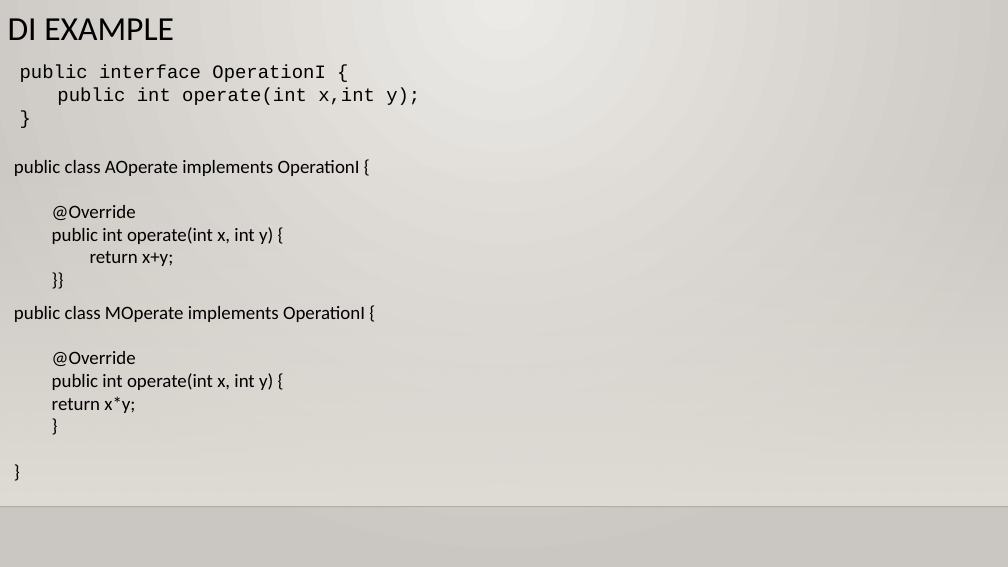
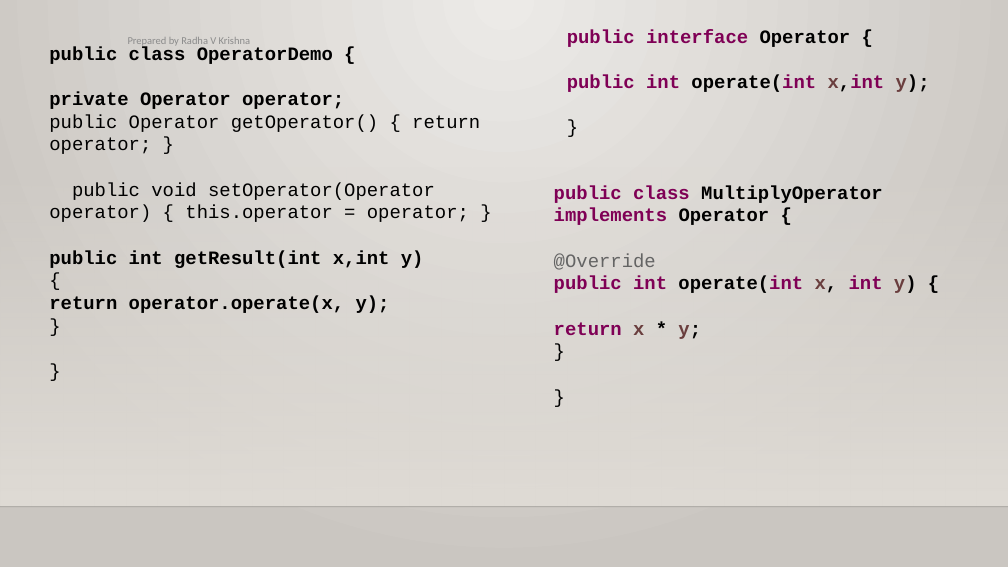
Before and after one commit to jaganspringboot/radhavkrishna1994, a slide deck: slide 7 of Springmaterial/ppts/Java Spring Framework.pptx (slide 14 before the commit). Drawn at 1008x567 pixels with LibreOffice and Linux fonts; fonts in the diff are those of the drawing; background and template pictures are left out. Boxes give left, top, right and bottom in pixels: in the first picture for what was removed or moved away, otherwise in the second. Text is boxed around its words. In the diff, an @@ line names an element or a change of style, - is before the commit and + after.

```diff
--- a/Springmaterial/ppts/Java Spring Framework.pptx
+++ b/Springmaterial/ppts/Java Spring Framework.pptx
@@ title removed at [8, 18, 174, 40] @@
-DI EXAMPLE
@@ text "public interface Operator {": place and size @@
-text "public interface Operator {" at [20, 65, 420, 105]
+text "public interface Operator {" at [567, 29, 930, 92]
@@ text at [567, 29, 851, 47]: text changed; text colour #000000 to #7F0055; bold on @@
-public interface OperationI {
+public interface Operator {
@@ text added at [49, 46, 480, 313], 18 pt, text #000000 @@
+public class OperatorDemo {
+private Operator operator;
+public Operator getOperator() { return operator; }
+public void setOperator(Operator operator) { this.operator = operator; }
+public int getResult(int x,int y)
+{
+return operator.operate(x, y);
+}
+}
@@ text added at [128, 37, 250, 47], 10 pt, text #8C8C8C @@
+Prepared by Radha V Krishna
@@ text at [567, 75, 930, 92]: text colour #000000 to #7F0055 in "public int operate(int x,int"; text colour #000000 to #6A3E3E in "x,int y);"; bold on in "public int operate(int x,int y);" @@
@@ text "public class MultiplyOperator implements Operator ...": place and size @@
-text "public class MultiplyOperator implements Operator ..." at [14, 160, 360, 266]
+text "public class MultiplyOperator implements Operator ..." at [554, 185, 917, 339]
@@ text at [554, 185, 882, 225]: text changed; font Calibri to Courier New; bold on @@
-public class AOperate implements OperationI {
+public class MultiplyOperator implements Operator {
@@ text at [554, 253, 917, 293]: font Calibri to Courier New in "@Override", "public int operate(int x, int y) {"; text colour #000000 to #646464 in "@Override"; text colour #000000 to #7F0055 in "public int operate(int int"; text colour #000000 to #6A3E3E in "x, y)"; bold on in "public int operate(int x, int y) {" @@
@@ text removed at [14, 306, 365, 413] @@
-public class MOperate implements OperationI {
-@Override
-public int operate(int x, int y) {
-return x*y;
-}
-}
@@ text at [554, 322, 701, 339]: text changed; font Calibri to Courier New; text colour #000000 to #7F0055; bold on @@
-return x+y;
-}}
+return x * y;
+}
+}
```
Also in this commit, not shown: 9 other slides changed, 7 slides added, 17 slides removed, 3 other files.
